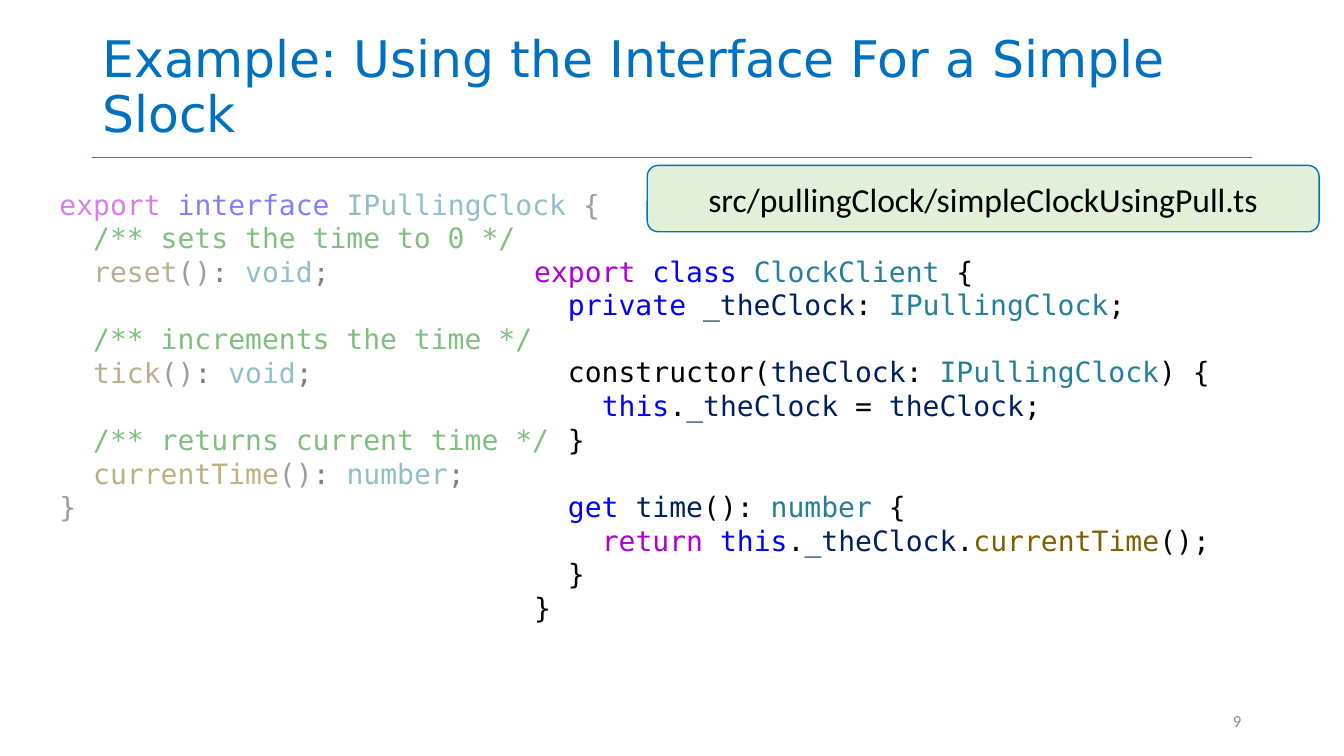
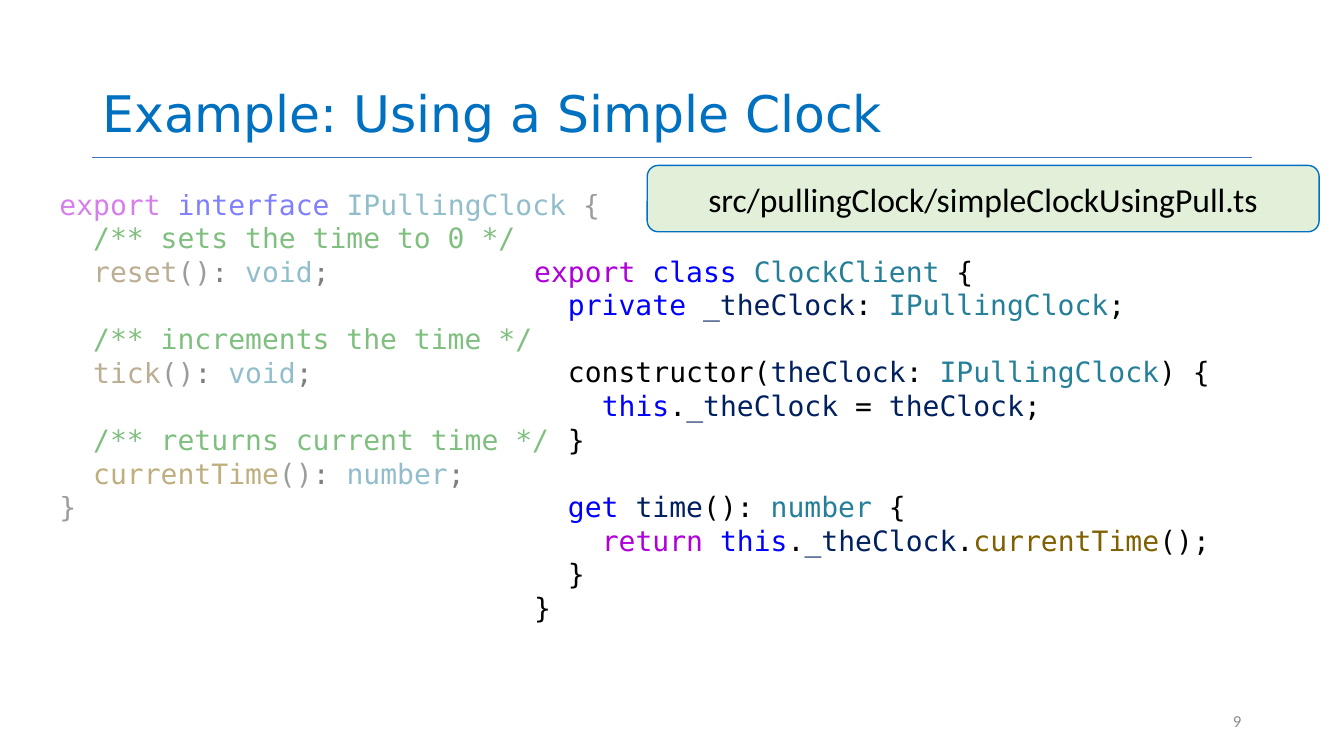
Before and after one commit to neu-se/CS4530-Spring-2026, a slide deck: slide 9 of Slides/Module 11.1 Interaction-Level Design.pptx. Drawn at 1344x756 pixels with LibreOffice and Linux fonts; fonts in the diff are those of the drawing. Boxes give left, top, right and bottom in pixels: in the first picture for what was removed or moved away, otherwise in the second. Text is boxed around its words. In the diff, an @@ line names an element or a change of style, - is before the commit and + after.

```diff
--- a/Slides/Module 11.1 Interaction-Level Design.pptx
+++ b/Slides/Module 11.1 Interaction-Level Design.pptx
@@ title at (102,93,882,143): text changed @@
-Example: Using the Interface For a Simple Slock
+Example: Using a Simple Clock
```
Also in this commit, not shown: 9 other slides changed, 6 slides added, 4 slides removed.
